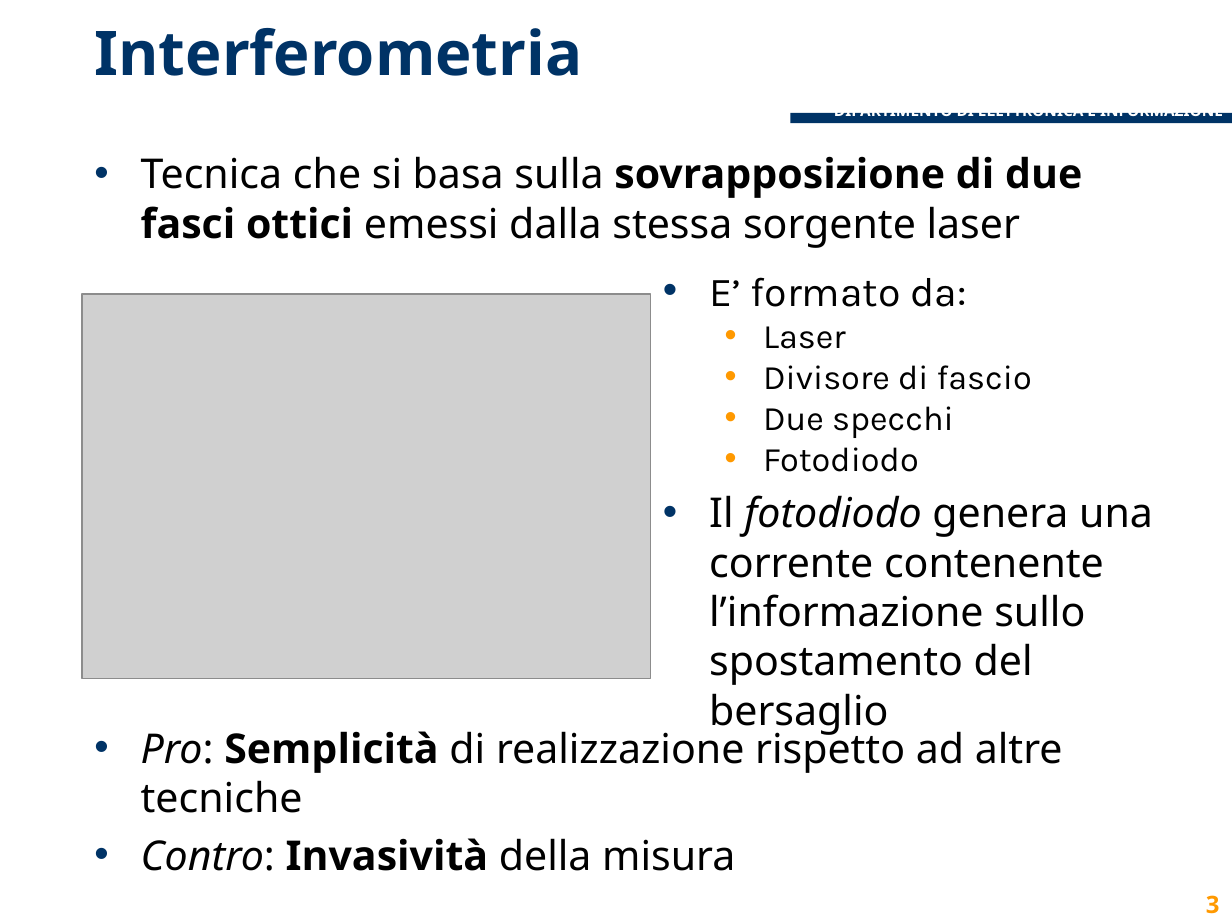
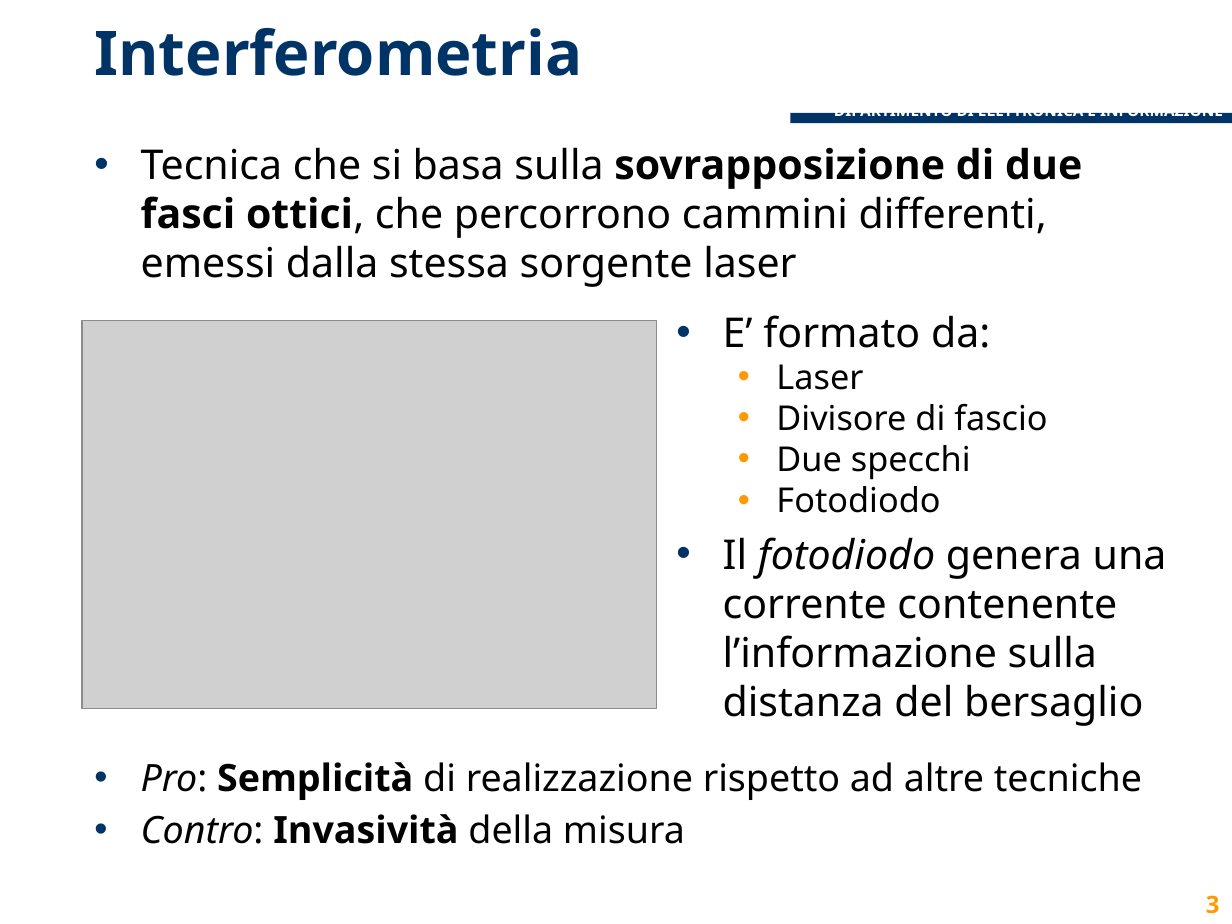
Before and after one commit to lcavagnispolimi/thesis_latex, a slide deck: slide 3 of presentazione_discussione.pptx. Drawn at 1232x924 pixels with LibreOffice and Linux fonts; fonts in the diff are those of the drawing; grey boxes stand for pictures; background and template pictures are left out. Boxes give left, top, right and bottom in pixels: in the first picture for what was removed or moved away, otherwise in the second. Text is boxed around its words. In the diff, an @@ line names an element or a change of style, - is before the commit and + after.

Commit message:
bug fix

```diff
--- a/presentazione_discussione.pptx
+++ b/presentazione_discussione.pptx
@@ text at (141, 147, 1082, 287): text changed @@
-• Tecnica che si basa sulla sovrapposizione di due fasci ottici emessi dalla stessa sorgente laser
+• Tecnica che si basa sulla sovrapposizione di due fasci ottici, che percorrono cammini differenti, emessi dalla stessa sorgente laser
@@ picture: place and size @@
-picture at (83, 294, 650, 679)
+picture at (83, 320, 657, 708)
@@ text "E’ formato da:": place and size @@
-text "E’ formato da:" at (709, 277, 1153, 736)
+text "E’ formato da:" at (723, 315, 1167, 726)
@@ text at (723, 315, 1047, 513): font Karla to Noto Sans in "E’ formato da:", "Laser", "Divisore di fascio", "Due specchi" and 1 more places @@
@@ text at (723, 537, 1167, 726): text changed @@
-• Il fotodiodo genera una corrente contenente l’informazione sullo spostamento del bersaglio
+• Il fotodiodo genera una corrente contenente l’informazione sulla distanza del bersaglio
@@ text "Pro: Semplicità di realizzazione rispetto ...": place and size @@
-text "Pro: Semplicità di realizzazione rispetto ..." at (141, 724, 1063, 871)
+text "Pro: Semplicità di realizzazione rispetto ..." at (141, 762, 1142, 844)
@@ text "Pro: Semplicità di realizzazione rispetto ..." at (141, 762, 1142, 844): size 24 to 22 pt @@
```
Also in this commit, not shown: 19 other slides changed.
